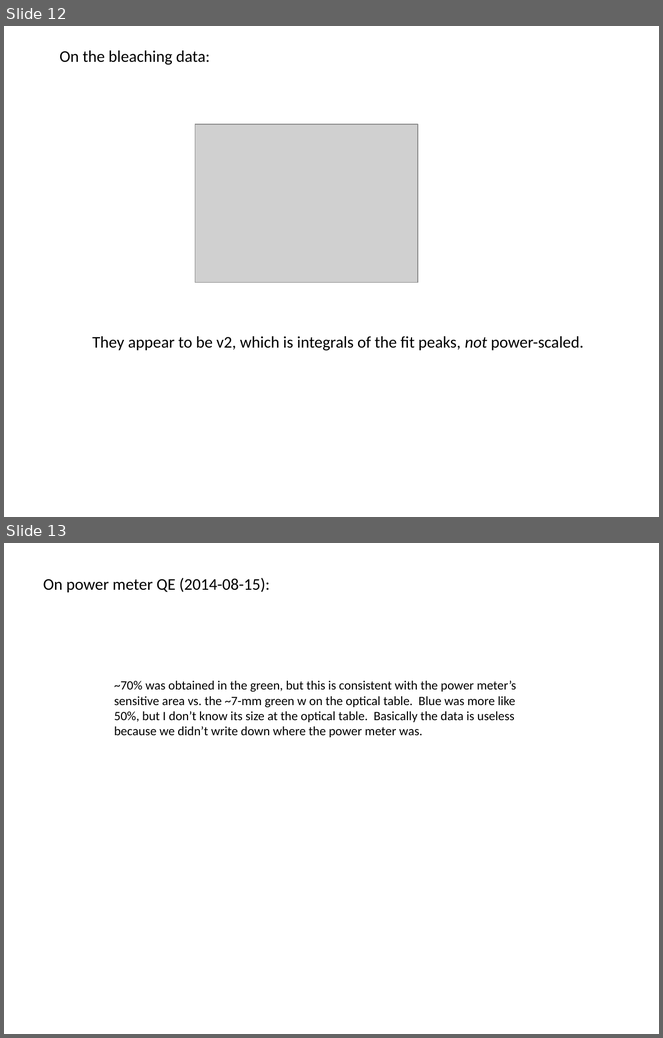
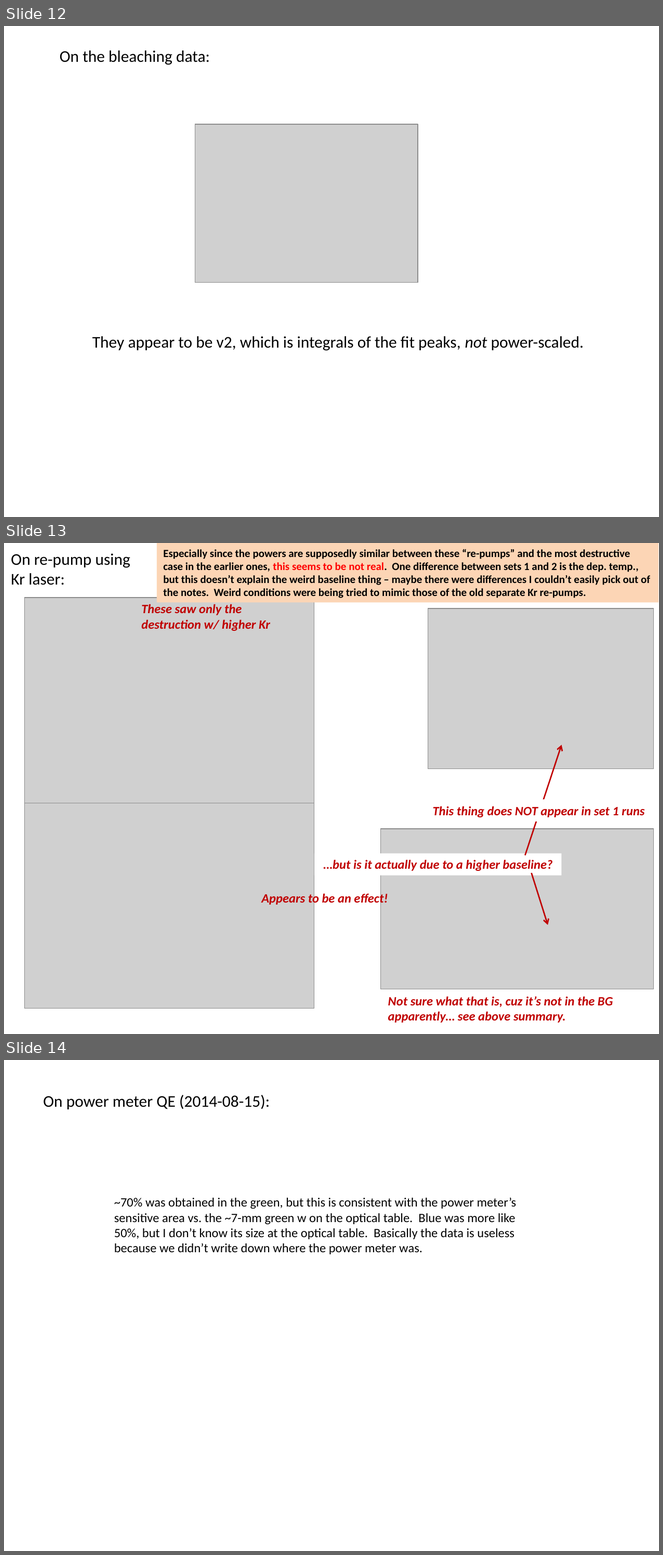
Before and after one commit to Waltmon/timthesis, a slide deck: thought_process.pptx. Shown one above the other, each under a label of ours: slides 12 and 13 before the commit, slides 12, 13 and 14 after it. The pictures are 663x1038 and 663x1555 pixels, drawn with LibreOffice and Linux fonts; fonts in the diff are those of the drawing; grey boxes stand for pictures. Boxes give left, top, right and bottom in pixels: in the first picture for what was removed or moved away, otherwise in the second. Text is boxed around its words. In the diff, an @@ line names an element or a change of style, - is before the commit and + after.

```diff
--- a/thought_process.pptx
+++ b/thought_process.pptx
@@ slide 13 added at [4, 543, 659, 1034], background #FFFFFF @@
@@ text added at [11, 553, 130, 585], 18 pt, text #000000 @@
+On re-pump using Kr laser:
@@ rectangle added at [157, 543, 659, 603], fill #FCD5B5, 12 pt, text #000000, bold @@
+Especially since the powers are supposedly similar between these “re-pumps” and the most destructive case in the earlier ones, this seems to be not real. One difference between sets 1 and 2 is the dep. temp., but this doesn’t explain the weird baseline thing – maybe there were differences I couldn’t easily pick out of the notes. Weird conditions were being tried to mimic those of the old separate Kr re-pumps.
@@ picture added at [25, 598, 314, 803] @@
@@ text added at [141, 604, 270, 631], 14 pt, text #C00000, bold, italic @@
+These saw only the destruction w/ higher Kr
@@ picture added at [428, 609, 654, 769] @@
@@ arrow added from (526, 856) to (561, 745), #C00000 1.5 pt @@
@@ picture added at [25, 803, 314, 1009] @@
@@ text added at [433, 806, 645, 818], 14 pt, text #C00000, bold, italic @@
+This thing does NOT appear in set 1 runs
@@ picture added at [380, 830, 654, 990] @@
@@ rectangle added at [314, 853, 562, 876], fill #FFFFFF, 14 pt, text #C00000, bold, italic @@
+…but is it actually due to a higher baseline?
@@ arrow added from (531, 873) to (548, 925), #C00000 1.5 pt @@
@@ text added at [261, 892, 388, 906], 14 pt, text #C00000, bold, italic @@
+Appears to be an effect!
@@ text added at [388, 996, 613, 1023], 14 pt, text #C00000, bold, italic @@
+Not sure what that is, cuz it’s not in the BG apparently… see above summary.
@@ what was slide 13 is now slide 14 @@
```
Also in this commit, not shown: 8 other files.
